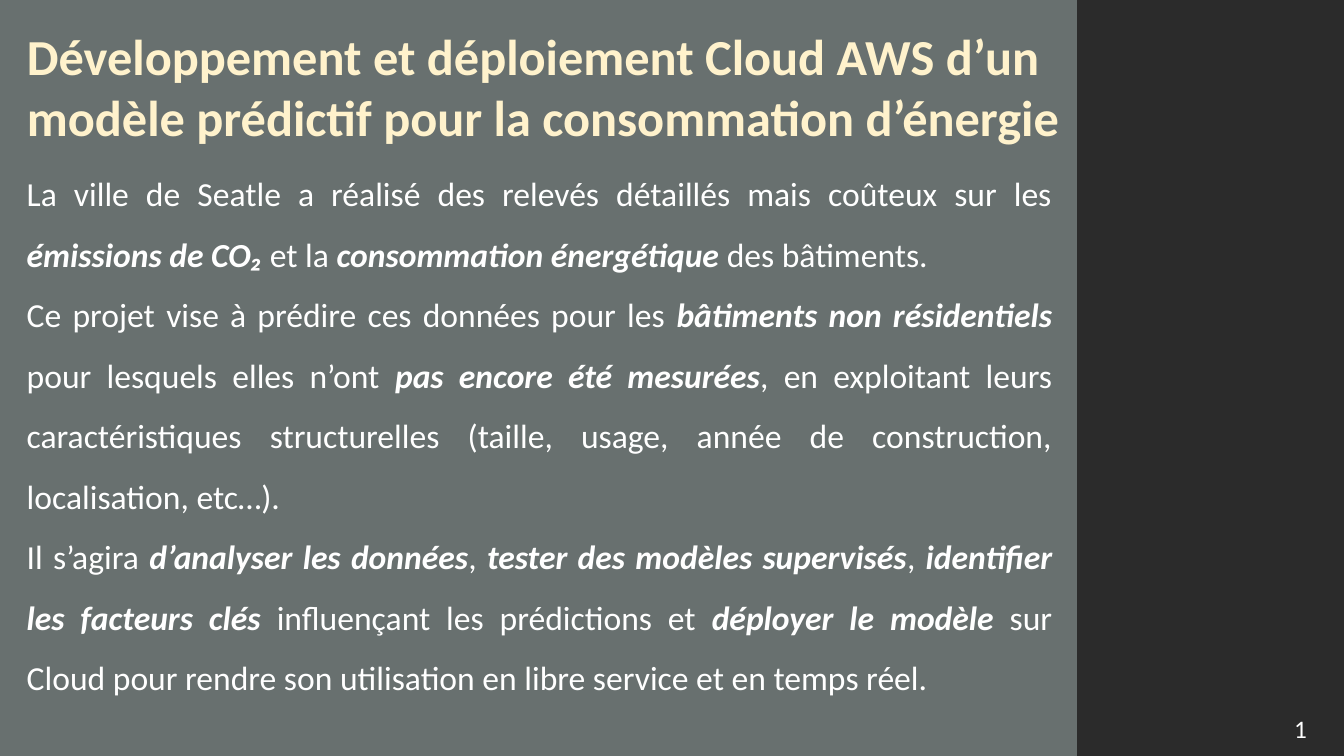
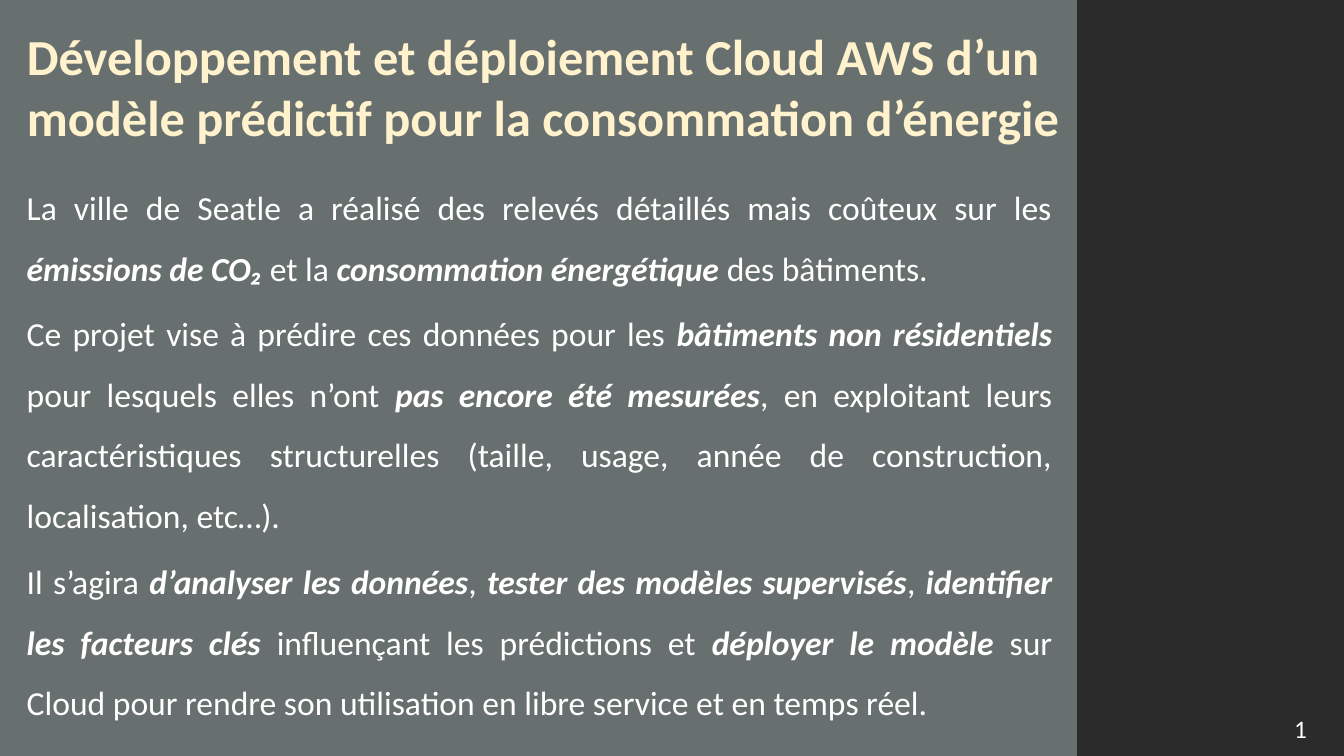
Before and after one commit to tgothie67-debug/6_Anticipez_les_besoins_en_consommation_de_batiments, a slide deck: slide 1 of docs/Présentation Projet Seatle.pptx. Drawn at 1344x756 pixels with LibreOffice and Linux fonts; fonts in the diff are those of the drawing; background and template pictures are left out; a plain dark background stands for a picture behind light text. Boxes give left, top, right and bottom in pixels: in the first picture for what was removed or moved away, otherwise in the second. Text is boxed around its words. In the diff, an @@ line names an element or a change of style, - is before the commit and + after.

```diff
--- a/docs/Présentation Projet Seatle.pptx
+++ b/docs/Présentation Projet Seatle.pptx
@@ text at bbox=[27, 182, 1052, 273]: paragraph removed @@
-La ville de Seatle a réalisé des relevés détaillés mais coûteux sur les émissions de CO₂ et la consommation énergétique des bâtiments.
@@ text added at bbox=[27, 196, 1052, 287], 24 pt, text #FFFFFF @@
+La ville de Seatle a réalisé des relevés détaillés mais coûteux sur les émissions de CO₂ et la consommation énergétique des bâtiments.
@@ text "Ce projet vise à prédire ...": place and size @@
-text "Ce projet vise à prédire ..." at bbox=[27, 182, 1052, 696]
+text "Ce projet vise à prédire ..." at bbox=[27, 322, 1052, 533]
@@ text at bbox=[27, 545, 1052, 696]: paragraph removed @@
-Il s’agira d’analyser les données, tester des modèles supervisés, identifier les facteurs clés influençant les prédictions et déployer le modèle sur Cloud pour rendre son utilisation en libre service et en temps réel.
@@ text added at bbox=[27, 570, 1052, 721], 24 pt, text #FFFFFF @@
+Il s’agira d’analyser les données, tester des modèles supervisés, identifier les facteurs clés influençant les prédictions et déployer le modèle sur Cloud pour rendre son utilisation en libre service et en temps réel.
```
Also in this commit, not shown: 4 other slides changed.
